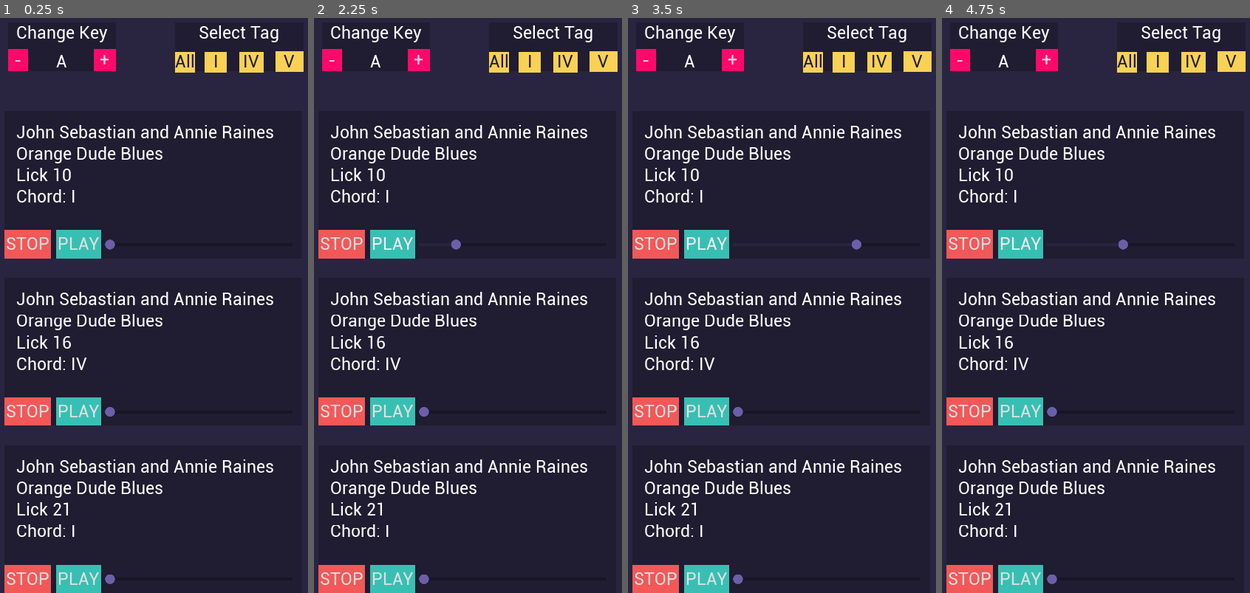
Above: before the commit, frames 1-4 (left to right).
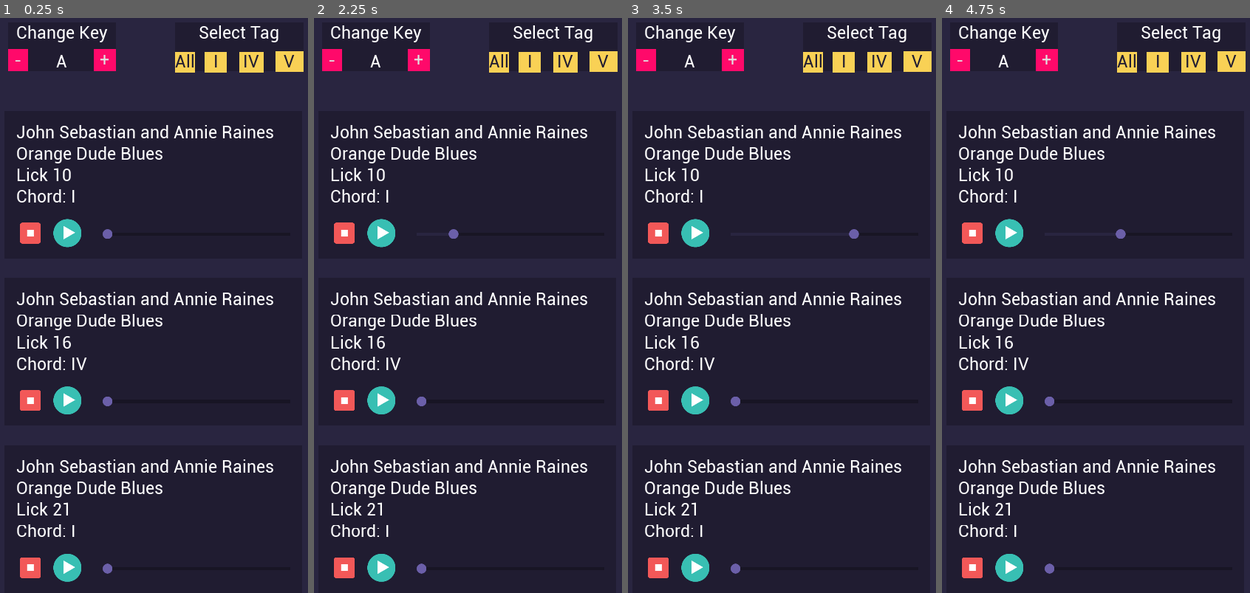
Above: after the commit, the same moments.

Repository: davifoox/harmonica-app
Game: Godot game, scene res://Main.tscn
Same seed, same stepped clock (60 frames per second), same inputs: the game is played once before the commit and once after it. Sound files missing from this copy of the repository are replaced by a short silence.
Inputs (mouse positions are in pixels of both pictures, inside the frame that each line leads up to):
- Up to frame 1 (0.25 s): no input
- Up to frame 2 (2.25 s): click (341, 242) at 0.5 s, where only the run before the commit has a clickable "STOP"; click (344, 230) at 1.27 s; click (391, 242) at 2 s, where only the run before the commit has a clickable "PLAY"
- Up to frame 3 (3.5 s): click (705, 242) at 2.75 s, where only the run before the commit has a clickable "PLAY"
- Up to frame 4 (4.75 s): click (1009, 230) at 3.52 s; click (1009, 230) at 4.27 s

The runs differ from the first frame. In frame 1, 4.6% of the frame differs, in the area x 1-38%, y 34-100%; in frame 2, 4.6%; in frame 3, 4.6%, in the area x 1-76%, y 34-100%; in frame 4, 4.6%.

Commit message:
improved - play and stop buttons

Diff:
--- a/licks/Lick.gd
+++ b/licks/Lick.gd
@@ -1,7 +1,7 @@
 extends Control
 
-onready var play_button : Button = $PlayButton
-onready var stop_button : Button = $StopButton
+onready var play_button : TextureButton = $PlayButton
+onready var stop_button : TextureButton = $StopButton
 onready var label : Label = $Label
 onready var audio_stream_player : AudioStreamPlayer = $AudioStreamPlayer
 onready var h_slider : HSlider = $HSlider
--- a/licks/Lick.tscn
+++ b/licks/Lick.tscn
@@ -1,10 +1,12 @@
-[gd_scene load_steps=9 format=2]
+[gd_scene load_steps=11 format=2]
 
 [ext_resource path="res://licks/Lick.gd" type="Script" id=1]
 [ext_resource path="res://references/Captura de tela 2023-07-27 191407.png" type="Texture" id=2]
 [ext_resource path="res://ui/play-button-theme.tres" type="Theme" id=3]
 [ext_resource path="res://ui/stop-button-theme.tres" type="Theme" id=4]
 [ext_resource path="res://purple-circle.png" type="Texture" id=5]
+[ext_resource path="res://images/stop-button.png" type="Texture" id=6]
+[ext_resource path="res://images/play-button.png" type="Texture" id=7]
 
 [sub_resource type="StyleBoxLine" id=2]
 color = Color( 0.160784, 0.145098, 0.25098, 1 )
@@ -41,32 +43,39 @@
 
 [node name="AudioStreamPlayer" type="AudioStreamPlayer" parent="."]
 
-[node name="PlayButton" type="Button" parent="."]
+[node name="PlayButton" type="TextureButton" parent="."]
 anchor_top = 1.0
 anchor_bottom = 1.0
-margin_left = 168.0
-margin_top = -92.0
-margin_right = 315.0
+margin_left = 160.0
+margin_top = -128.0
+margin_right = 256.0
+margin_bottom = -36.0
 theme = ExtResource( 3 )
-text = "PLAY"
+texture_normal = ExtResource( 7 )
+expand = true
+stretch_mode = 4
 
-[node name="StopButton" type="Button" parent="."]
+[node name="StopButton" type="TextureButton" parent="."]
 anchor_top = 1.0
 anchor_bottom = 1.0
-margin_top = -92.0
-margin_right = 153.0
+margin_left = 51.0
+margin_top = -116.0
+margin_right = 119.0
+margin_bottom = -48.0
 theme = ExtResource( 4 )
-text = "STOP"
+texture_normal = ExtResource( 6 )
+expand = true
+stretch_mode = 4
 
 [node name="HSlider" type="HSlider" parent="."]
 anchor_left = 1.0
 anchor_top = 1.0
 anchor_right = 1.0
 anchor_bottom = 1.0
-margin_left = -640.0
-margin_top = -79.0
-margin_right = -32.0
-margin_bottom = -11.0
+margin_left = -648.0
+margin_top = -113.0
+margin_right = -40.0
+margin_bottom = -45.0
 theme = SubResource( 4 )
 custom_icons/grabber_disabled = ExtResource( 5 )
 custom_icons/grabber_highlight = ExtResource( 5 )
Binary file added: images/pause-button.png
Not shown, added: images/pause-button.png.import
Binary file added: images/play-button.png
Not shown, added: images/play-button.png.import
Binary file added: images/stop-button.png
Not shown, added: images/stop-button.png.import
Binary file added: images/stop-button2.png
Not shown, added: images/stop-button2.png.import
